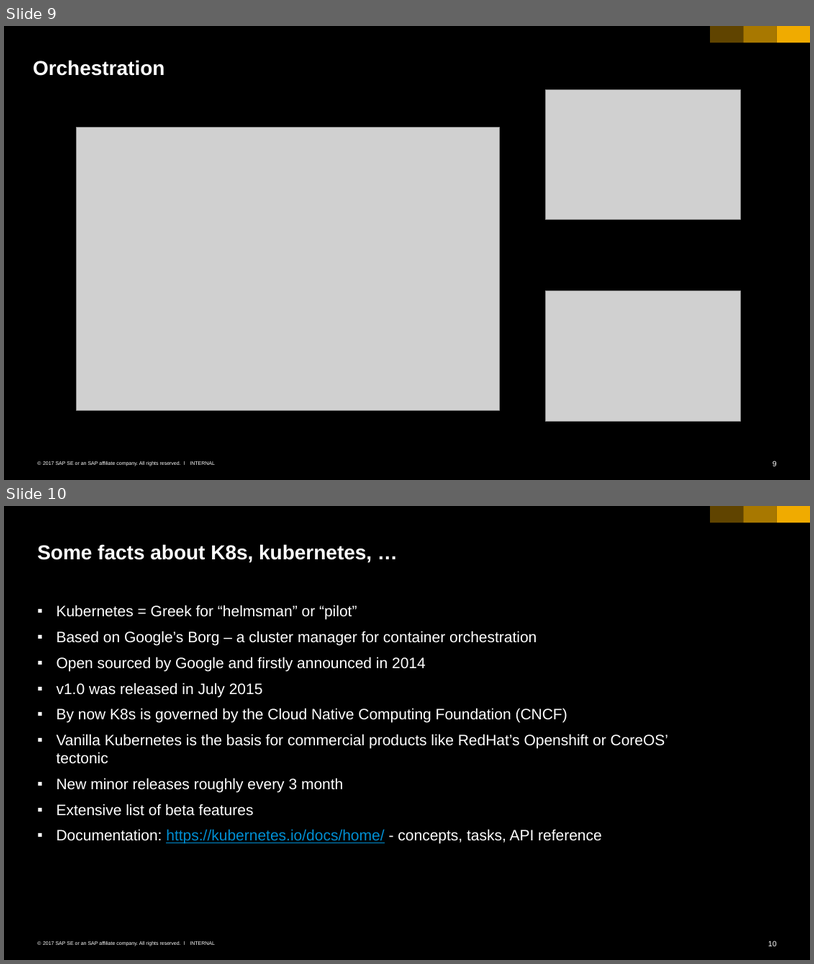
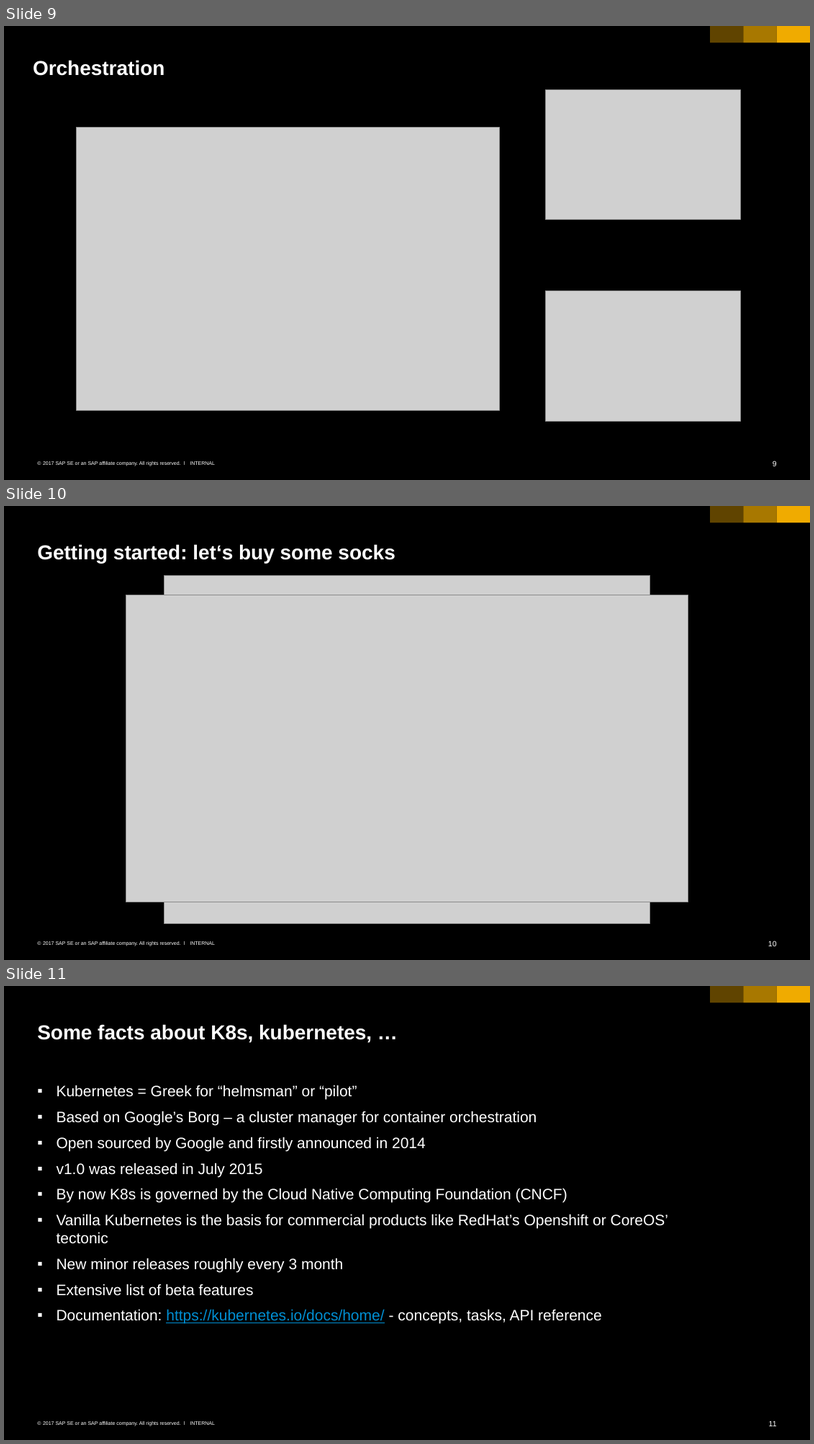
Before and after one commit to cuijiyao01/docker-k8s-training, a slide deck: kubernetes/00_intro.pptx. Shown one above the other, each under a label of ours: slides 9 and 10 before the commit, slides 9, 10 and 11 after it. The pictures are 814x964 and 814x1444 pixels, drawn with LibreOffice and Linux fonts; fonts in the diff are those of the drawing; grey boxes stand for pictures. Boxes give left, top, right and bottom in pixels: in the first picture for what was removed or moved away, otherwise in the second. Text is boxed around its words. In the diff, an @@ line names an element or a change of style, - is before the commit and + after.

```diff
--- a/kubernetes/00_intro.pptx
+++ b/kubernetes/00_intro.pptx
@@ slide 10 added at box(4, 506, 810, 960), background #000000; not listed: 6 template elements that a slide beside it also shows @@
@@ title added at box(37, 544, 395, 563), 24 pt, text #FFFFFF, bold @@
+Getting started: let‘s buy some socks
@@ picture added at box(164, 576, 651, 923) @@
@@ picture added at box(126, 595, 688, 901) @@
@@ what was slide 10 is now slide 11 @@
@@ page number at box(769, 1420, 777, 1426): text changed @@
-10
+11
```
Also in this commit, not shown: 1 other file.
